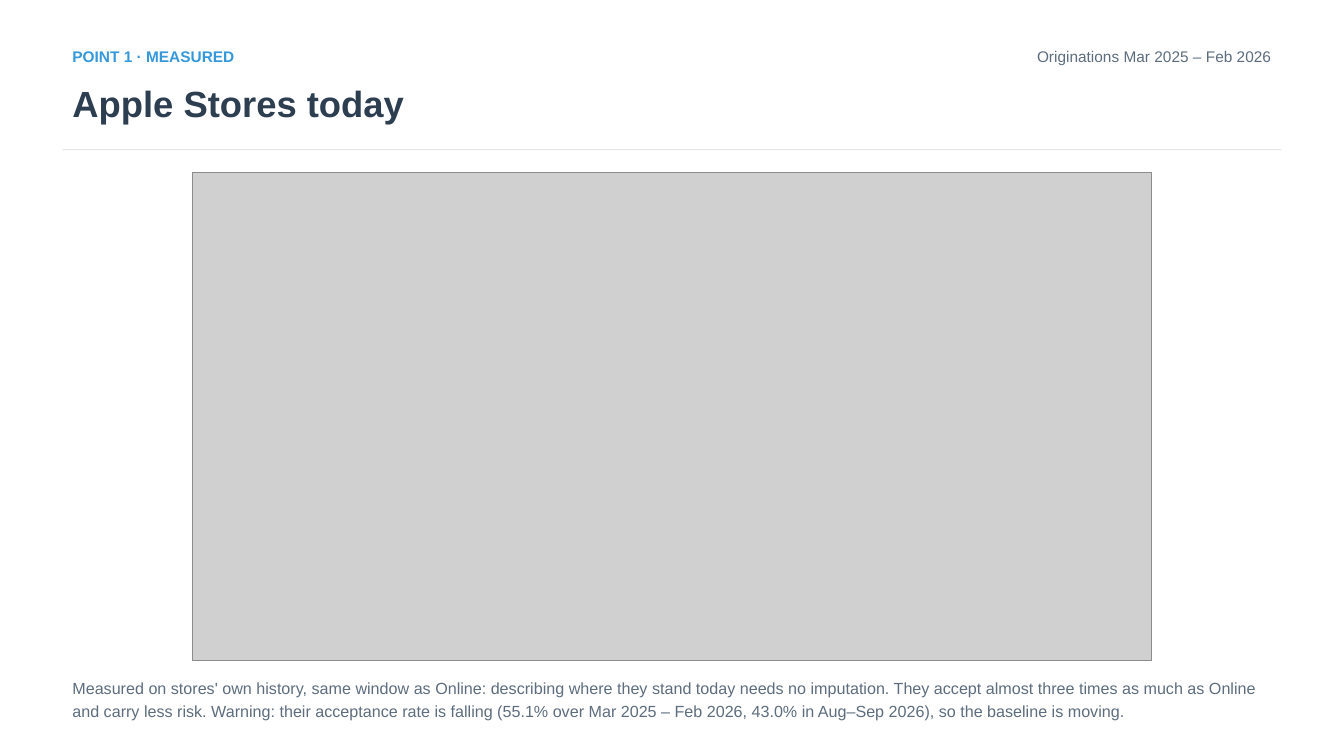
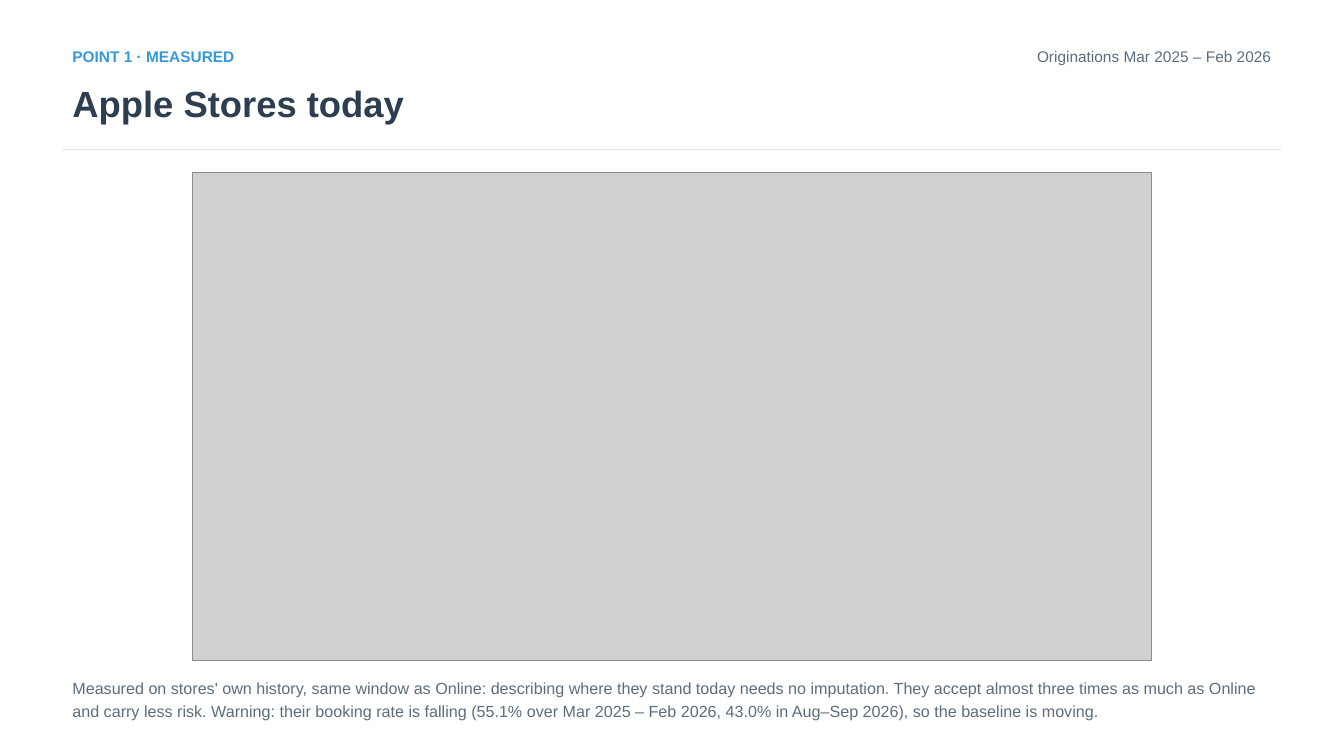
Before and after one commit to iocariz/scoring_tools, a slide deck: slide 5 of output/apple_deck/Apple_EFX_Study.pptx. Drawn at 1344x756 pixels with LibreOffice and Linux fonts; fonts in the diff are those of the drawing; grey boxes stand for pictures. Boxes give left, top, right and bottom in pixels: in the first picture for what was removed or moved away, otherwise in the second. Text is boxed around its words. In the diff, an @@ line names an element or a change of style, - is before the commit and + after.

```diff
--- a/output/apple_deck/Apple_EFX_Study.pptx
+++ b/output/apple_deck/Apple_EFX_Study.pptx
@@ text at <box>72,682,1256,721</box>: text changed @@
-Measured on stores' own history, same window as Online: describing where they stand today needs no imputation. They accept almost three times as much as Online and carry less risk. Warning: their acceptance rate is falling (55.1% over Mar 2025 – Feb 2026, 43.0% in Aug–Sep 2026), so the baseline is moving.
+Measured on stores' own history, same window as Online: describing where they stand today needs no imputation. They accept almost three times as much as Online and carry less risk. Warning: their booking rate is falling (55.1% over Mar 2025 – Feb 2026, 43.0% in Aug–Sep 2026), so the baseline is moving.
```
Also in this commit, not shown: 5 other slides changed, 1 slide added, 7 other files.
